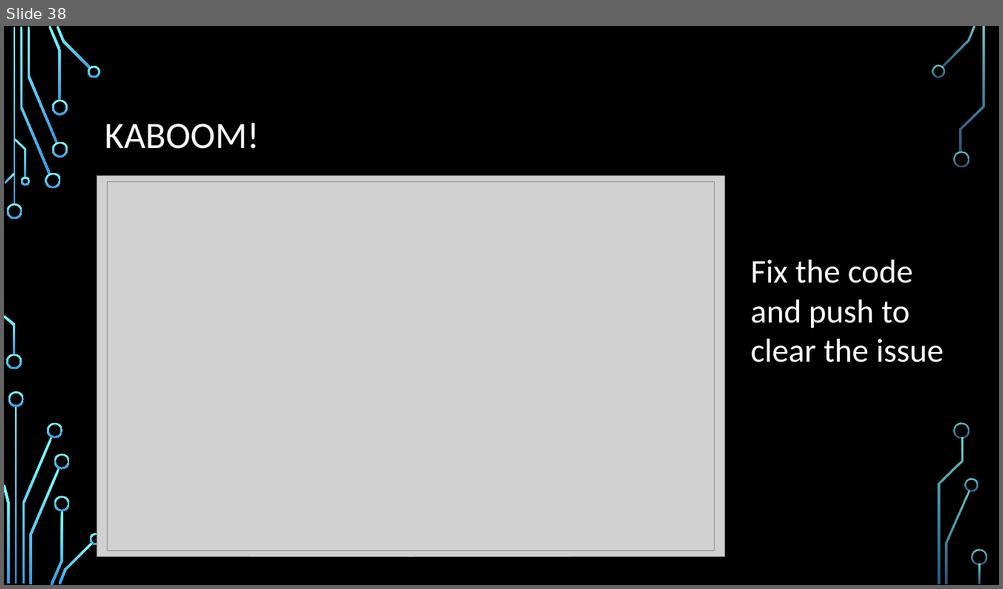
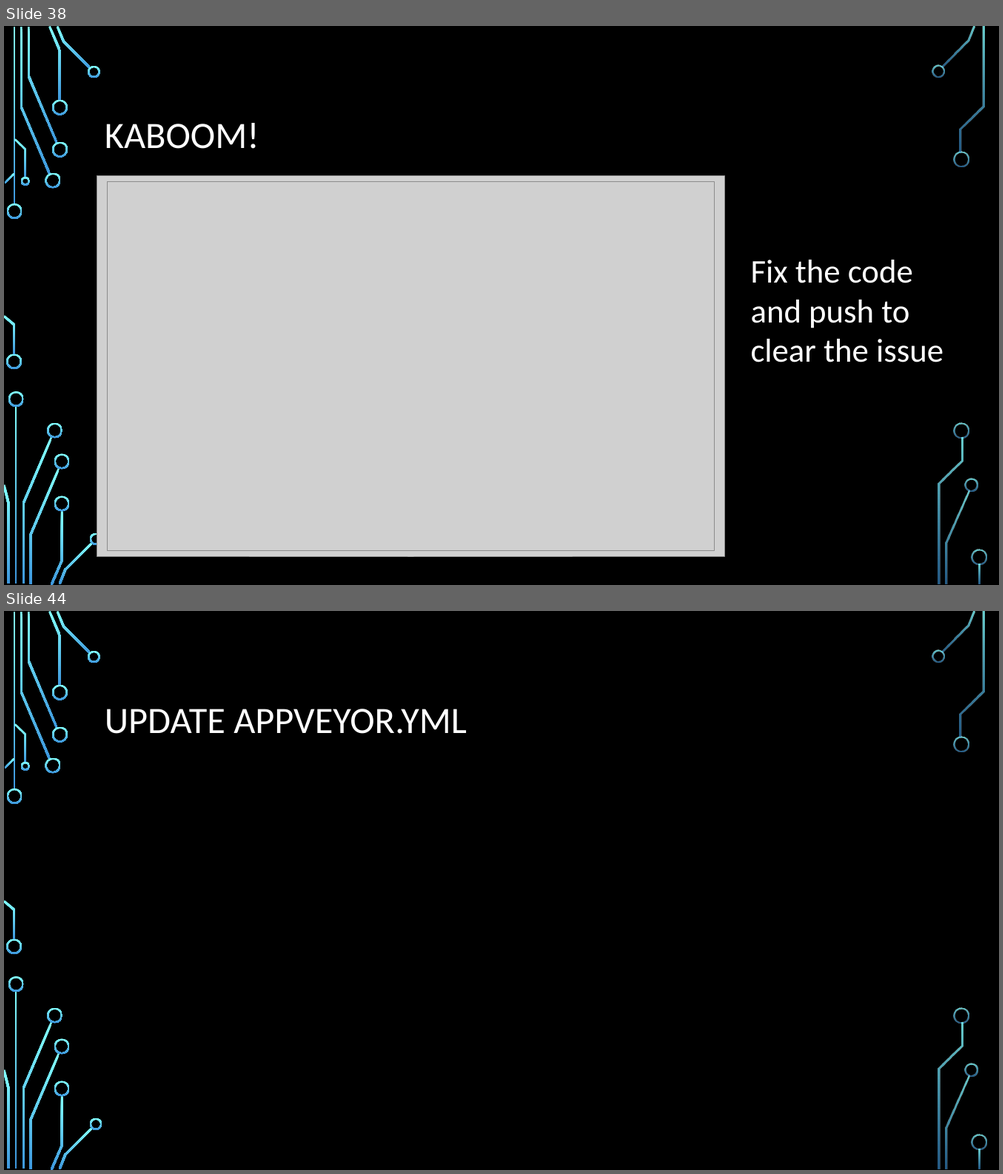
Before and after one commit to CedricAgoda/opensource-ci, a slide deck: Presentation/Full Open-Source CI.pptx. Shown one above the other, each under a label of ours: slide 38 before the commit, slides 38 and 44 after it; the slides between them are not shown. The pictures are 1003x589 and 1003x1174 pixels, drawn with LibreOffice and Linux fonts; fonts in the diff are those of the drawing; grey boxes stand for pictures; background and template pictures are left out. Boxes give left, top, right and bottom in pixels: in the first picture for what was removed or moved away, otherwise in the second. Text is boxed around its words. In the diff, an @@ line names an element or a change of style, - is before the commit and + after.

```diff
--- a/Presentation/Full Open-Source CI.pptx
+++ b/Presentation/Full Open-Source CI.pptx
@@ slide 44 added at bbox=[4, 611, 999, 1170], background picture (left out); not listed: 36 template elements that a slide beside it also shows @@
@@ title added at bbox=[105, 709, 466, 734], 36 pt, text #FFFFFF @@
+UPDATE APPVEYOR.YML
```
Also in this commit, not shown: 3 slides changed, 4 other slides added, 5 other files.
